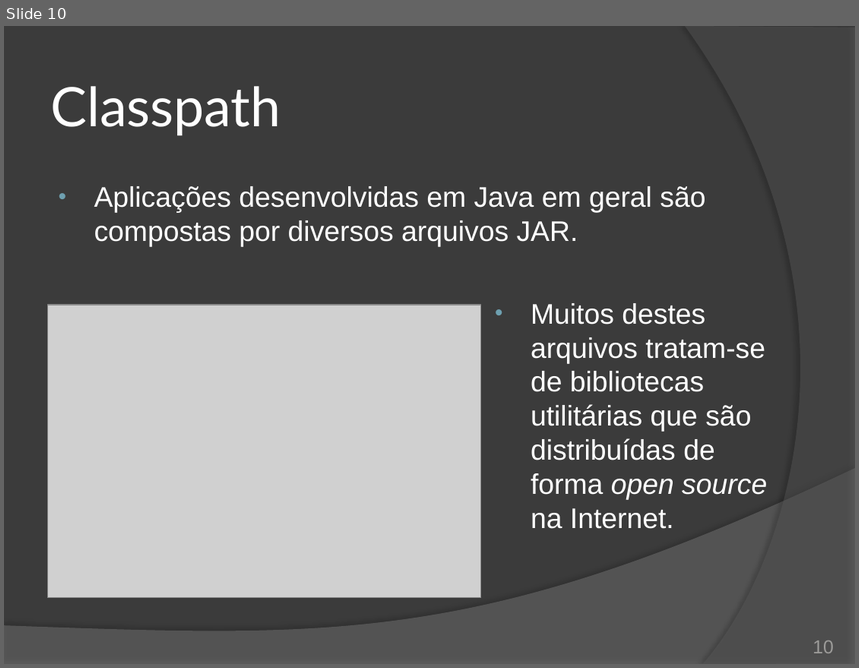
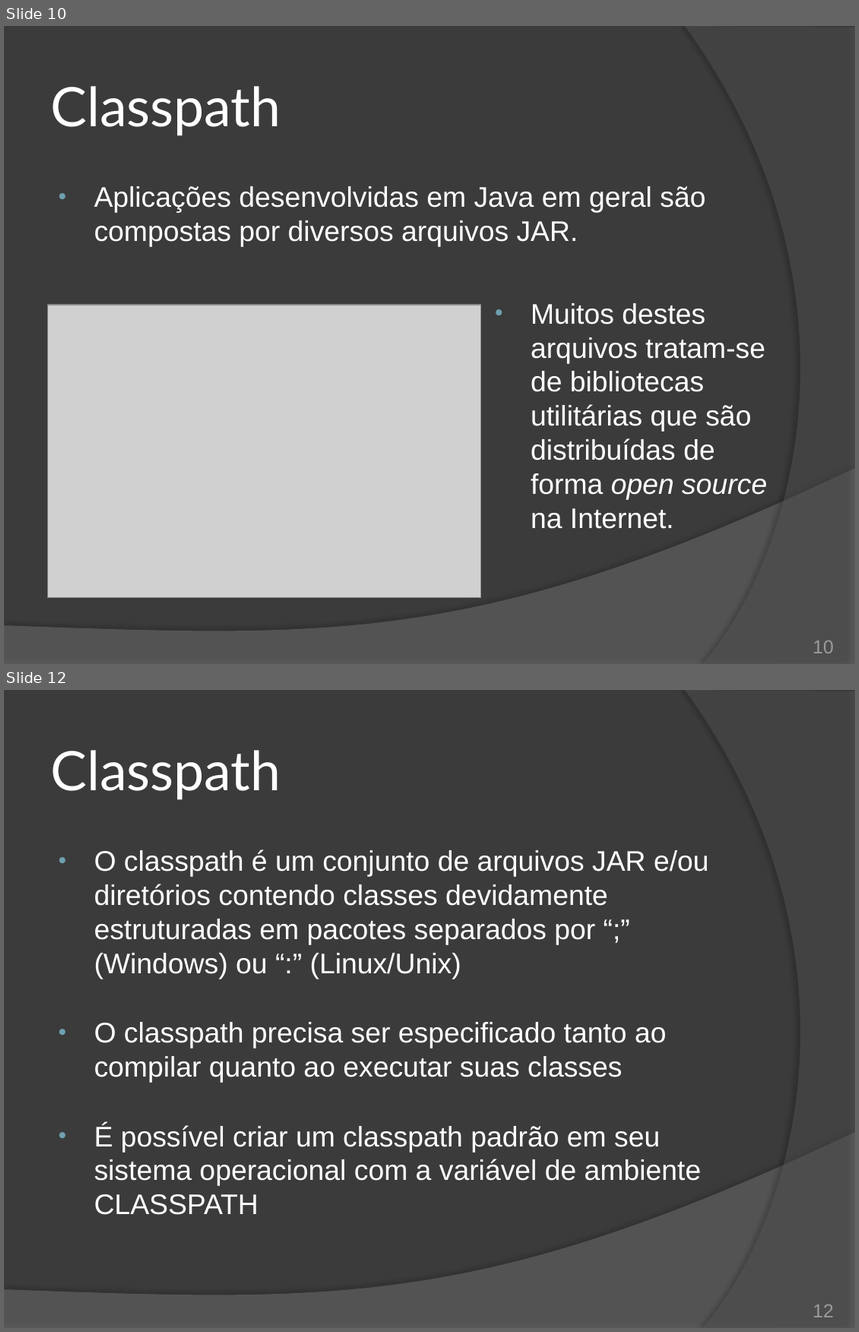
Before and after one commit to duchesqui/slzvieira-training, a slide deck: 2-Java-Programmer-Modulo-II/15.Capitulo09.pptx. Shown one above the other, each under a label of ours: slide 10 before the commit, slides 10 and 12 after it; the slides between them are not shown. The pictures are 859x668 and 859x1332 pixels, drawn with LibreOffice and Linux fonts; fonts in the diff are those of the drawing; grey boxes stand for pictures. Boxes give left, top, right and bottom in pixels: in the first picture for what was removed or moved away, otherwise in the second. Text is boxed around its words. In the diff, an @@ line names an element or a change of style, - is before the commit and + after.

```diff
--- a/2-Java-Programmer-Modulo-II/15.Capitulo09.pptx
+++ b/2-Java-Programmer-Modulo-II/15.Capitulo09.pptx
@@ slide 12 added at (4,690,855,1328), background #3B3B3B; not listed: 2 template elements that a slide beside it also shows @@
@@ title added at (51,750,281,800), 46 pt, text #FFFFFF @@
+Classpath
@@ text added at (94,850,709,1215), 24 pt, text #FFFFFF @@
+• O classpath é um conjunto de arquivos JAR e/ou diretórios contendo classes devidamente estruturadas em pacotes separados por “;” (Windows) ou “:” (Linux/Unix)
+• O classpath precisa ser especificado tanto ao compilar quanto ao executar suas classes
+• É possível criar um classpath padrão em seu sistema operacional com a variável de ambiente CLASSPATH
@@ page number added at (813,1305,834,1318), 16 pt, text #9D9B9A @@
+12
```
Also in this commit, not shown: 5 slides changed, 1 other slide added, 3 other files.
